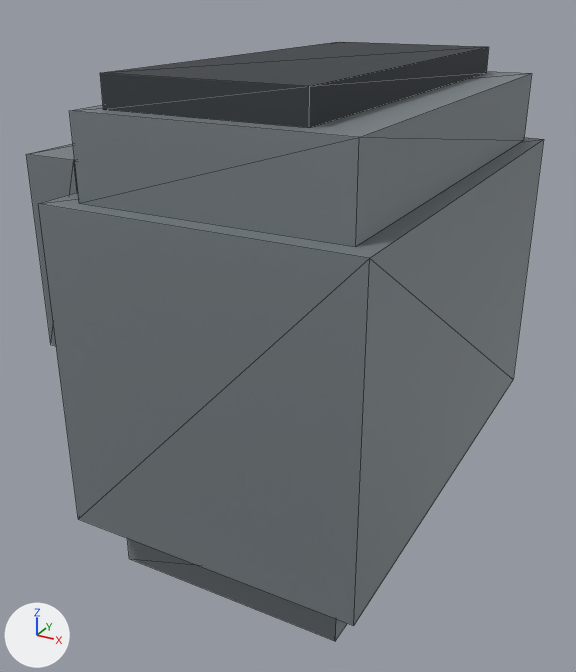
The glTF model packages/deadvox/src/content/base/assets/models/hatchback_engine.glb, before and after one commit.
Rendered twice from a 50 mm lens placed at (1.831, -0.755, 0.898), pointed at (1.417, -0.002, 0.522). Every picture has the same lights, and +X, +Y and +Z are marked at lower left. The older version comes first. Mesh edges are drawn as thin lines. Where no turn or scale is listed for an object, it has been applied to the vertices. Vertices at exactly the same position are counted once.

In view in the first picture: 'body:compound'.
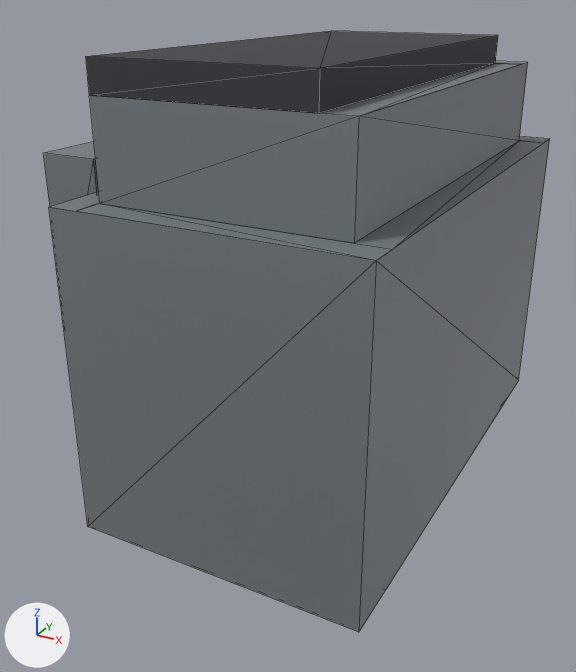
Boxes [x1, y1, x2, y2] around the edits, measured in the pictures (576 x 672 px):
'body:compound', reshaped: before [26, 42, 544, 641]; after [43, 31, 550, 632]
part 1 of me_body_compound, rebuilt (23% taller): before [38, 138, 544, 626]; after [43, 31, 550, 632]
part 2 of me_body_compound, deleted: before [70, 71, 532, 247]
part 3 of me_body_compound, deleted: before [100, 42, 489, 128]
part 4 of me_body_compound, deleted: before [26, 144, 347, 641]

Edits to the bpy script that builds the scene:
```text
Change me_body_compound:
    used by ob_body_compound; location = (0.0, 0.0, 0.0)
    remove me_body_compound.from_pydata(...)  # 40 vertices, 60 faces; spans x 1.24..1.62, y -0.25..0.3, z 0.3..0.83
    add me_body_compound.from_pydata(...)  # 48 vertices, 68 faces; spans x 1.25..1.625, y -0.25..0.312, z 0.312..0.844
    me_body_compound part 1: the loose piece of 8 vertices spanning x 1.3..1.62, y -0.25..0.3, z 0.38..0.72 is rebuilt with 48 vertices and now spans x 1.25..1.625, y -0.25..0.312, z 0.312..0.844
    me_body_compound part 2: the loose piece of 8 vertices spanning x 1.33..1.6, y -0.23..0.28, z 0.72..0.8 is deleted
    me_body_compound part 3: the loose piece of 8 vertices spanning x 1.35..1.55, y -0.21..0.26, z 0.8..0.83 is deleted
    me_body_compound part 4
    16 vertices are removed from x 1.24..1.58, y -0.2..0.25, z 0.3..0.75
    24 faces are deleted
```
